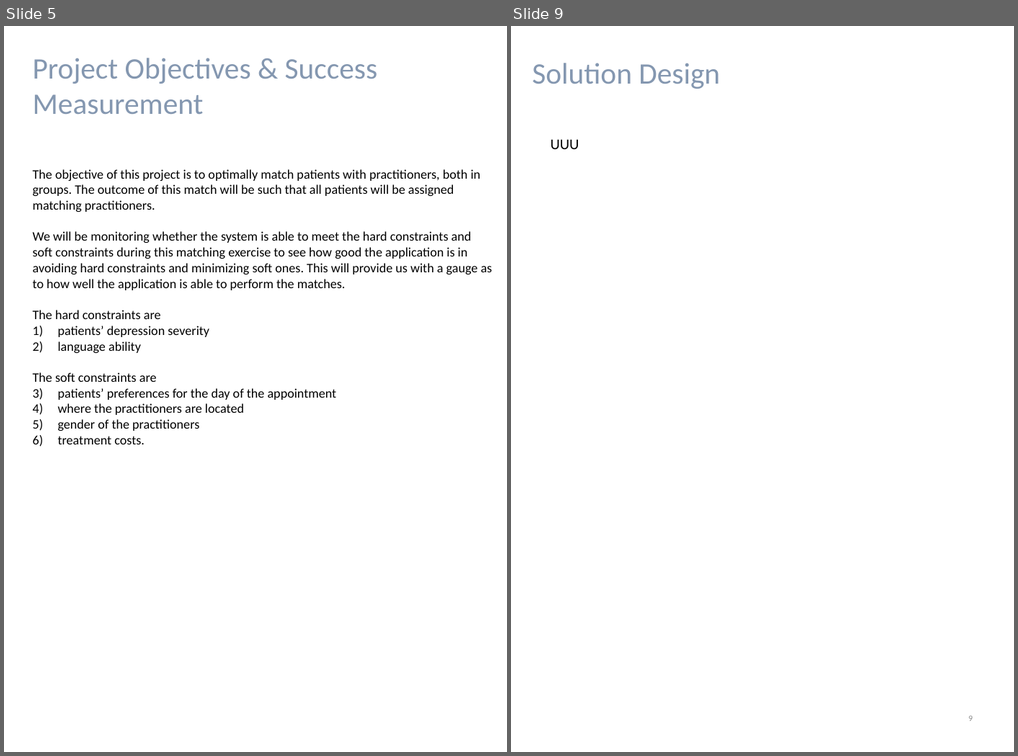
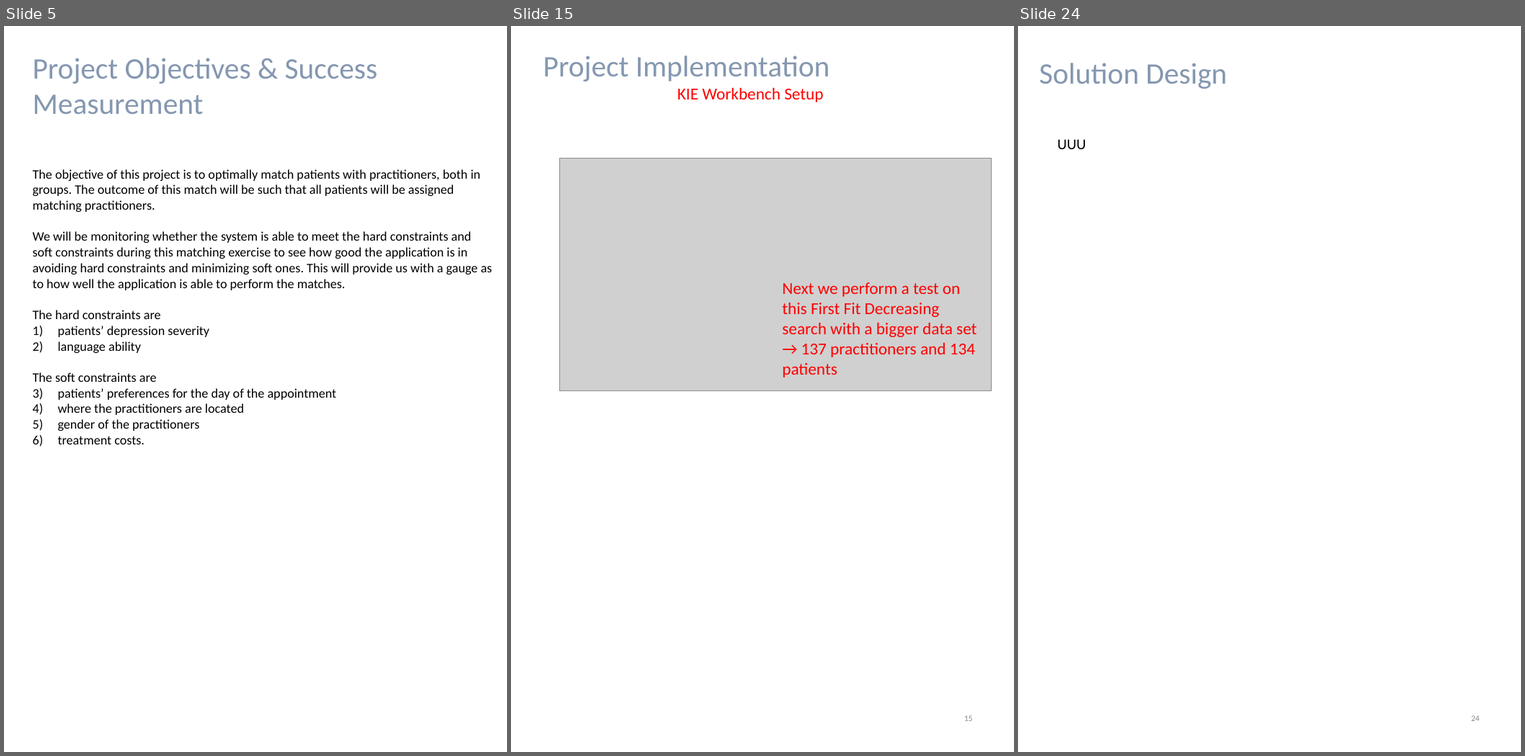
Before and after one commit to francis-han/IRS-RS-2019-03-09-IS1PT-GRP-Pepper-PatientMatchingSystem, a slide deck: WorkingFolder/Project Report.pptx. Shown side by side, each under a label of ours: slides 5 and 9 before the commit, slides 5, 15 and 24 after it; the slides between them are not shown. The pictures are 1018x756 and 1525x756 pixels, drawn with LibreOffice and Linux fonts; fonts in the diff are those of the drawing; grey boxes stand for pictures. Boxes give left, top, right and bottom in pixels: in the first picture for what was removed or moved away, otherwise in the second. Text is boxed around its words. In the diff, an @@ line names an element or a change of style, - is before the commit and + after.

```diff
--- a/WorkingFolder/Project Report.pptx
+++ b/WorkingFolder/Project Report.pptx
@@ slide 15 added at bbox=[511, 26, 1014, 752], background #FFFFFF @@
@@ text added at bbox=[543, 56, 830, 102], 32 pt, text #8497B0 @@
+Project Implementation
+KIE Workbench Setup
@@ picture added at bbox=[560, 158, 991, 391] @@
@@ text added at bbox=[782, 282, 976, 377], 18 pt, text #FF0000 @@
+Next we perform a test on this First Fit Decreasing search with a bigger data set → 137 practitioners and 134 patients
@@ page number added at bbox=[964, 715, 973, 721], 9 pt, text #8C8C8C @@
+15
@@ what was slide 9 is now slide 24 @@
@@ page number at bbox=[1471, 715, 1480, 721]: text changed @@
-9
+24
```
Also in this commit, not shown: 2 slides changed, 16 other slides added, 3 slides removed.
